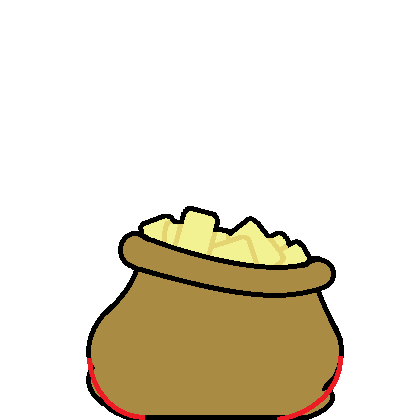
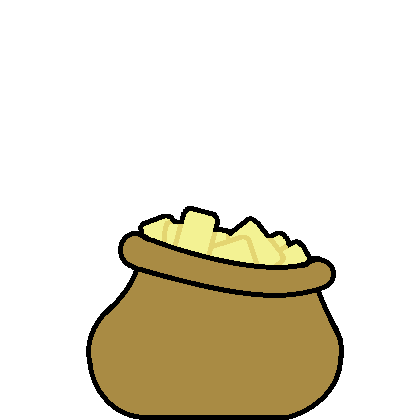
Layers edited between the first and the second 420 × 420 image:
removed layer "Inklistrat lager #1" over [left=87, top=358, right=145, bottom=420]
removed layer "Inklistrat lager" over [left=277, top=356, right=343, bottom=420]
painted on "Sack" over [left=86, top=356, right=343, bottom=420]
